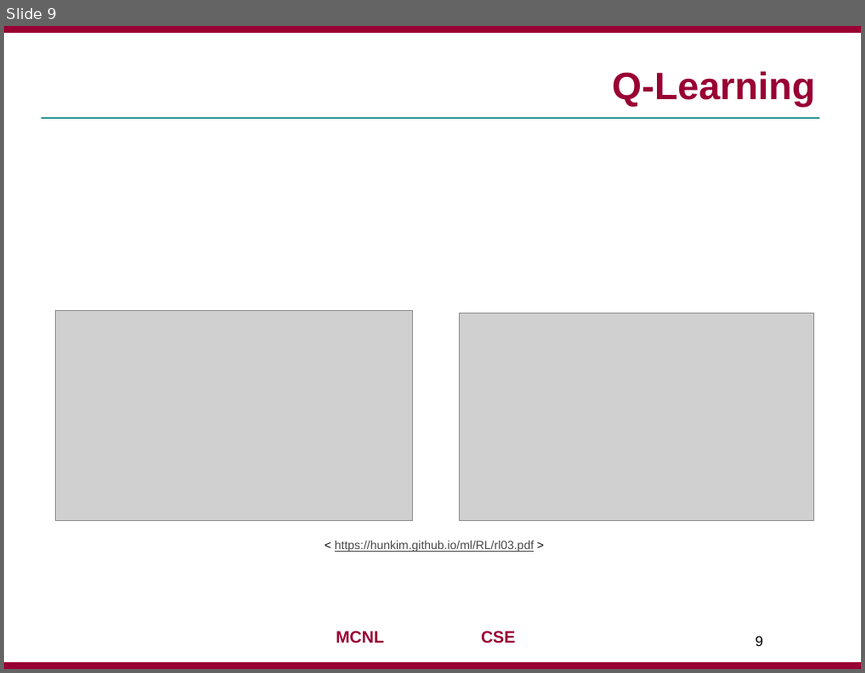
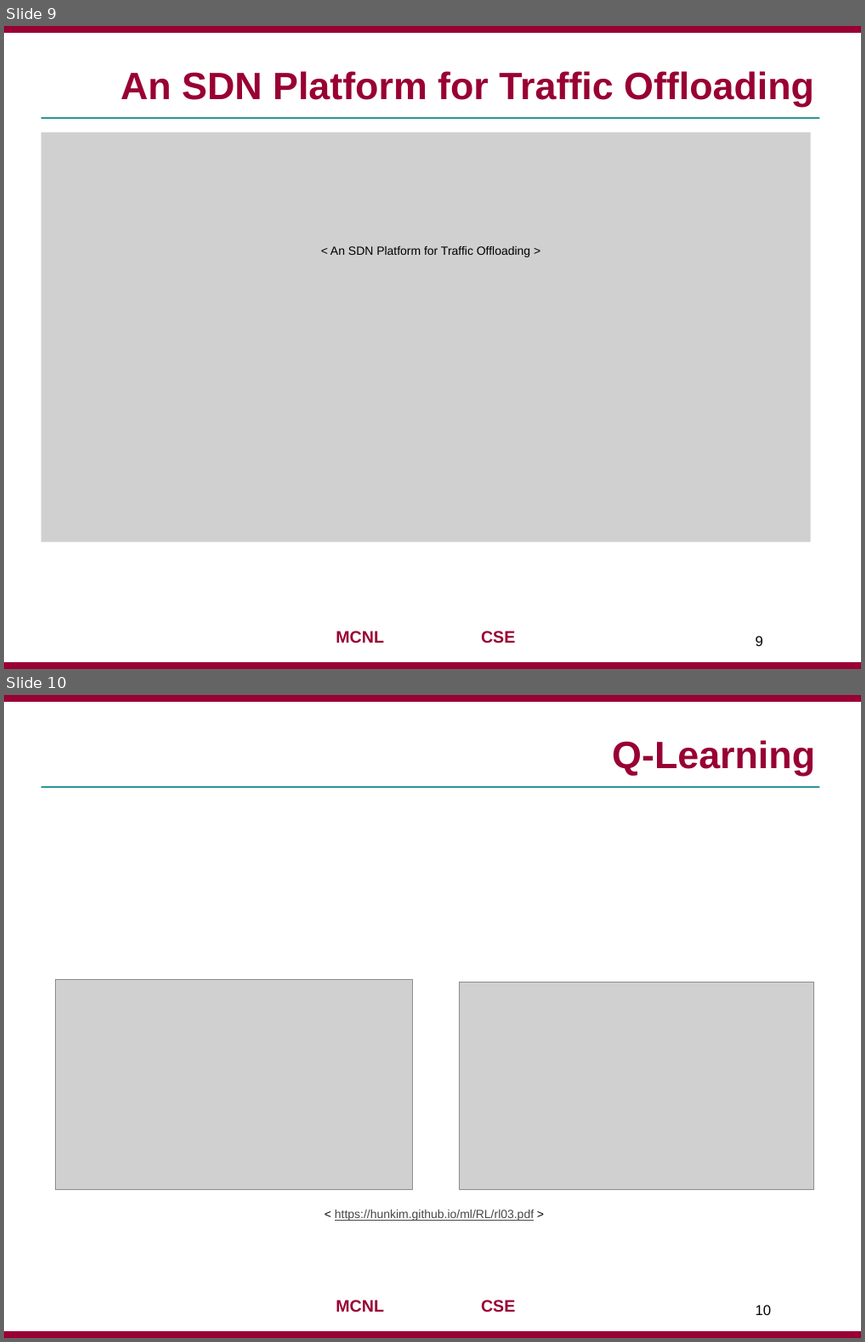
Before and after one commit to jaejunha/Paper, a slide deck: Daily(written_by_Korean)/180727.pptx. Shown one above the other, each under a label of ours: slide 9 before the commit, slides 9 and 10 after it. The pictures are 865x673 and 865x1342 pixels, drawn with LibreOffice and Linux fonts; fonts in the diff are those of the drawing; grey boxes stand for pictures; background and template pictures are left out. Boxes give left, top, right and bottom in pixels: in the first picture for what was removed or moved away, otherwise in the second. Text is boxed around its words. In the diff, an @@ line names an element or a change of style, - is before the commit and + after.

```diff
--- a/Daily(written_by_Korean)/180727.pptx
+++ b/Daily(written_by_Korean)/180727.pptx
@@ slide 9 added at bbox=[4, 26, 861, 669], background #FFFFFF; not listed: 4 template elements that a slide beside it also shows @@
@@ title added at bbox=[120, 71, 814, 107], 32 pt, text #990033, bold @@
+An SDN Platform for Traffic Offloading
@@ picture added at bbox=[41, 132, 811, 542] @@
@@ text added at bbox=[330, 246, 530, 257], 10 pt, text #000000 @@
+< An SDN Platform for Traffic Offloading >
@@ page number added at bbox=[755, 635, 763, 646], 12 pt, text #000000 @@
+9
@@ what was slide 9 is now slide 10 @@
@@ page number at bbox=[755, 1304, 772, 1315]: text changed @@
-9
+10
```
Also in this commit, not shown: 3 slides changed, 1 other slide added, 1 slide removed, 1 other file.
